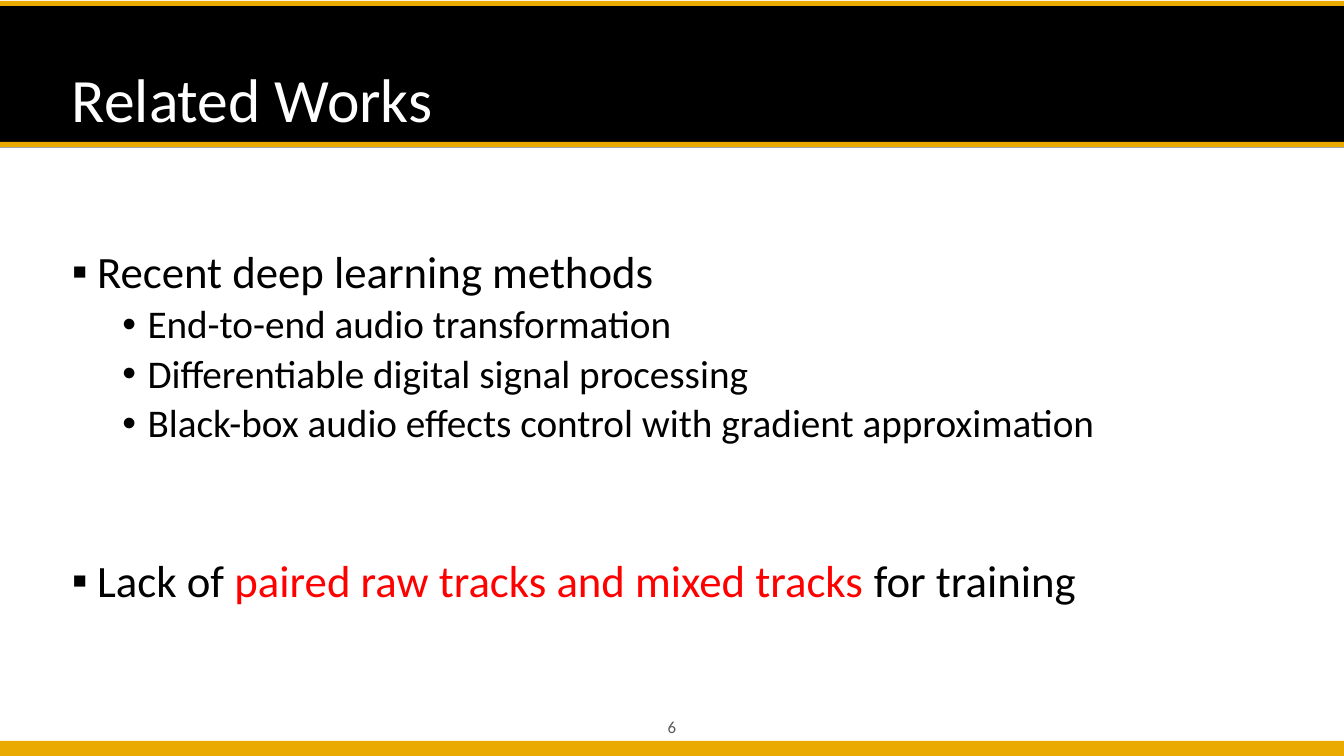
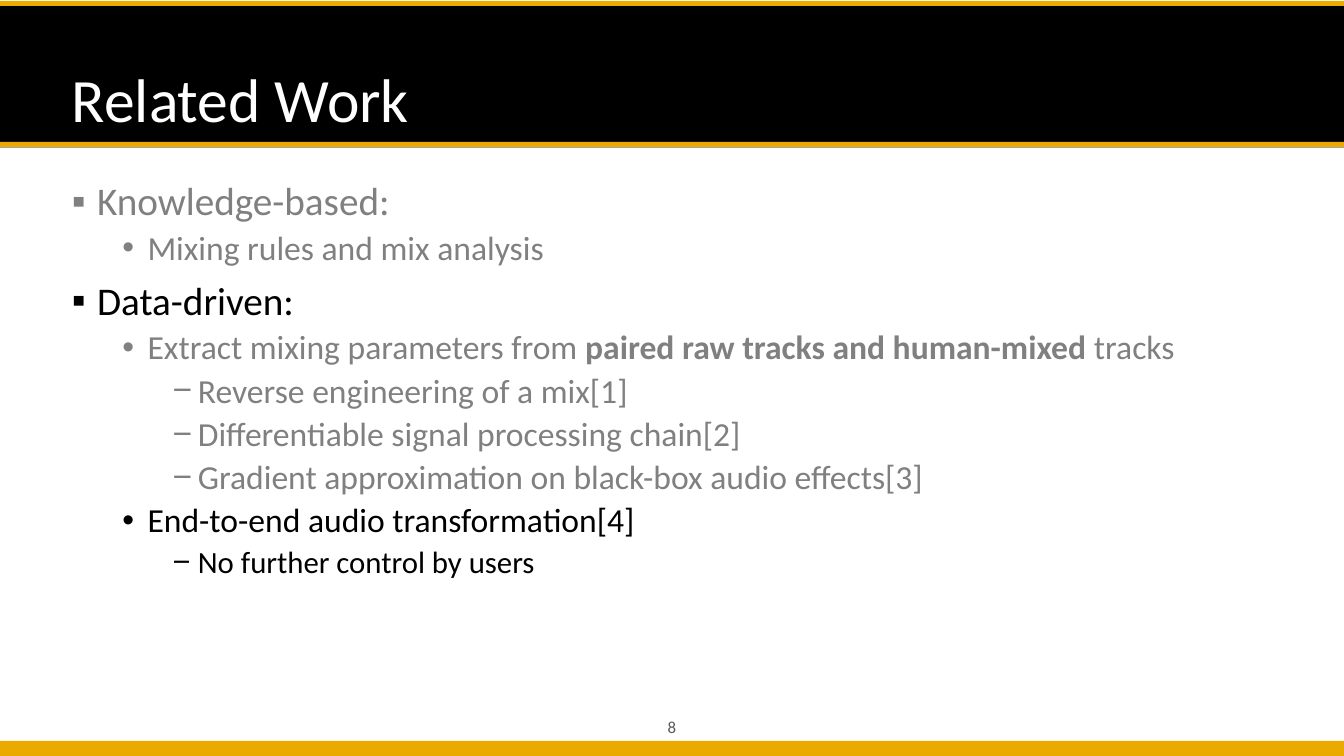
Before and after one commit to likelian/Lab_spring2022, a slide deck: slide 8 of doc/PPT/ Automatic Mixing Proposal.pptx (slide 6 before the commit). Drawn at 1344x756 pixels with LibreOffice and Linux fonts; fonts in the diff are those of the drawing; background and template pictures are left out. Boxes give left, top, right and bottom in pixels: in the first picture for what was removed or moved away, otherwise in the second. Text is boxed around its words. In the diff, an @@ line names an element or a change of style, - is before the commit and + after.

Commit message:
PPT

```diff
--- a/doc/PPT/ Automatic Mixing Proposal.pptx
+++ b/doc/PPT/ Automatic Mixing Proposal.pptx
@@ title at [72, 79, 409, 123]: text changed @@
-Related Works
+Related Work
@@ text at [97, 188, 1175, 578]: text changed; size 28 to 24 pt; text colour #000000 to #808080 @@
-▪ Recent deep learning methods
-  • End-to-end audio transformation
-  • Differentiable digital signal processing
-  • Black-box audio effects control with gradient approximation
-▪ Lack of paired raw tracks and mixed tracks for training
+▪ Knowledge-based:
+  • Mixing rules and mix analysis
+▪ Data-driven:
+  • Extract mixing parameters from paired raw tracks and human-mixed tracks
+    − Reverse engineering of a mix[1]
+    − Differentiable signal processing chain[2]
+    − Gradient approximation on black-box audio effects[3]
+  • End-to-end audio transformation[4]
+    − No further control by users
@@ page number at [668, 721, 676, 733]: text changed @@
-6
+8
```
Also in this commit, not shown: 10 other slides changed, 11 slides added, 1 slide removed, 12 other files.
